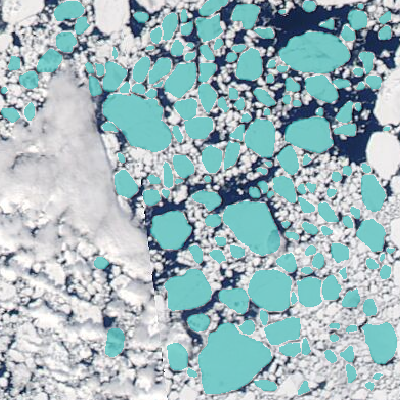
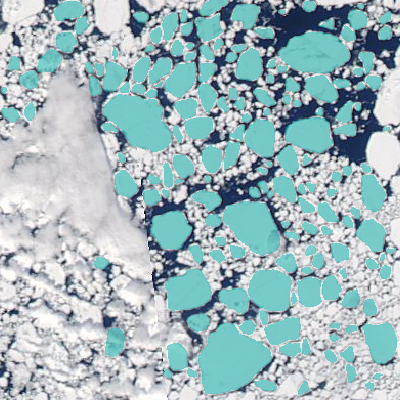
Revision of a layered w=400, h=400 image; what changed, layer by layer:
painted on "ice floes" (2nd of 2) over [77, 17, 352, 379]
